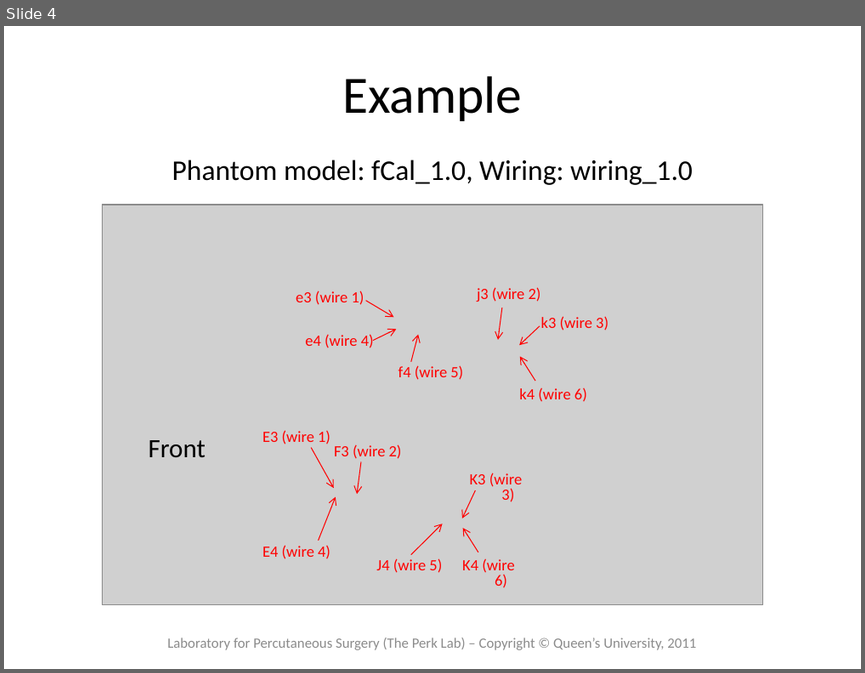
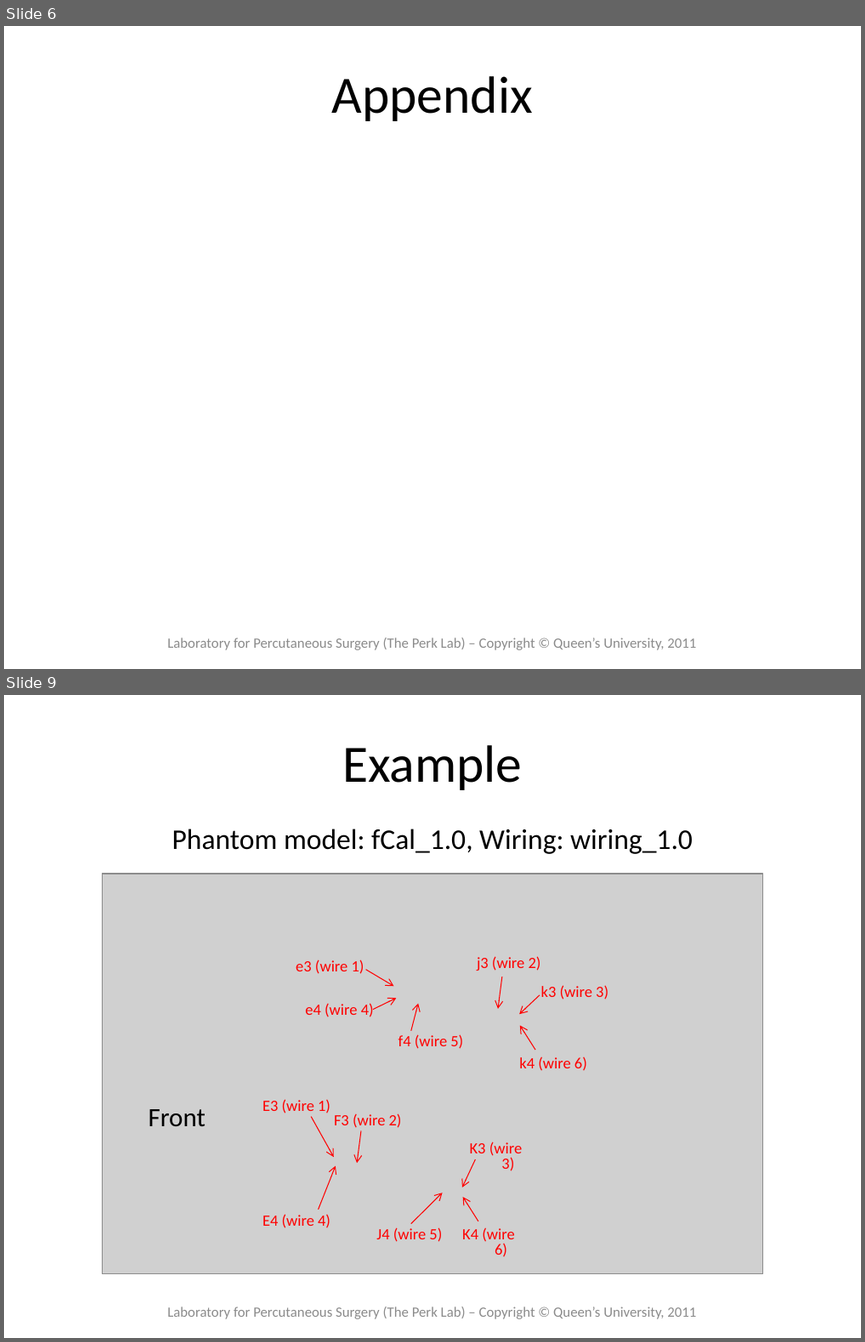
Before and after one commit to thewtex/Plus, a slide deck: doc/tutorials/PlusTutorialBuildingfCalPhantom.pptx. Shown one above the other, each under a label of ours: slide 4 before the commit, slides 6 and 9 after it; the slides between them are not shown. The pictures are 865x673 and 865x1342 pixels, drawn with LibreOffice and Linux fonts; fonts in the diff are those of the drawing; grey boxes stand for pictures. Boxes give left, top, right and bottom in pixels: in the first picture for what was removed or moved away, otherwise in the second. Text is boxed around its words. In the diff, an @@ line names an element or a change of style, - is before the commit and + after.

Commit message:
re #712: Updated fCal phantom building tutorial (new links, move obsolete fCal 1.x info to the appendix)

```diff
--- a/doc/tutorials/PlusTutorialBuildingfCalPhantom.pptx
+++ b/doc/tutorials/PlusTutorialBuildingfCalPhantom.pptx
@@ slide 6 added at (x1=4, y1=26, x2=861, y2=669), background #FFFFFF @@
@@ title added at (x1=332, y1=76, x2=533, y2=121), 44 pt, text #000000 @@
+Appendix
@@ text added at (x1=167, y1=637, x2=696, y2=650), 12 pt, text #8C8C8C @@
+Laboratory for Percutaneous Surgery (The Perk Lab) – Copyright © Queen’s University, 2011
@@ what was slide 4 is now slide 9 @@
```
Also in this commit, not shown: 5 slides changed, 1 other slide added, 2 other files.
